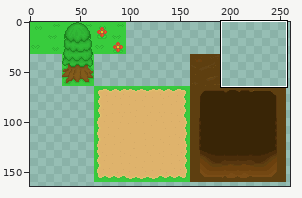
Sprite sheet: ProjectCrusade/Content/Textures/Tiles.png. Above, an overview of the earlier version with the close-up marked.
Close-up. As it was:
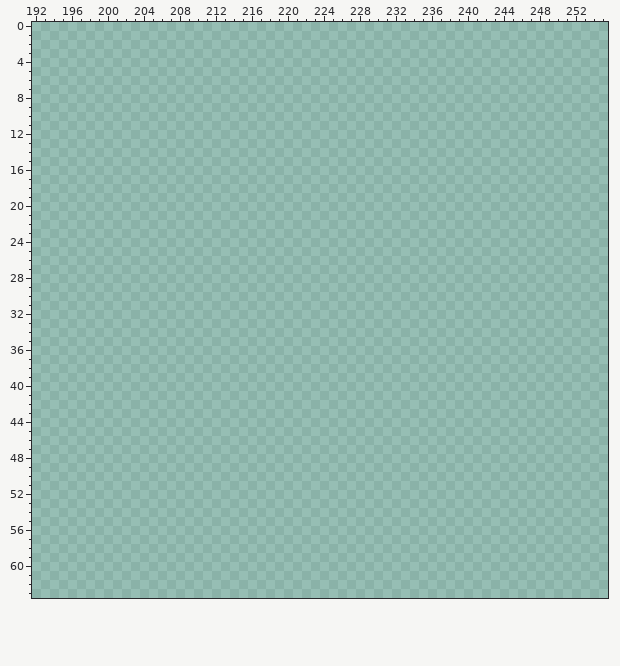
The file is 512x512 pixels. Colours within 5 levels of each other are drawn and written as one. Shown: x 192..255, y 0..63. The wide view leaves out empty margins.
New version:
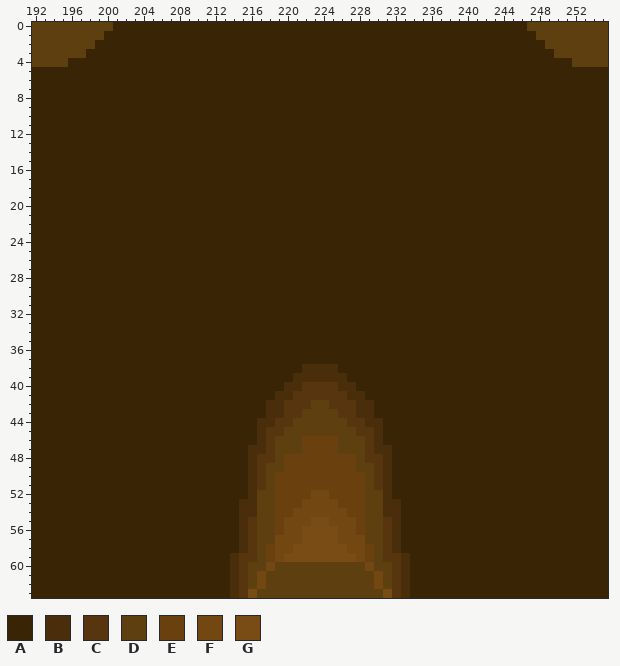
Palette (. is transparent): A #392506  B #4a2d0a  C #57360f  D #5e3f10  E #6a400e  F #734712  G #794c16
From old to new:
Colour A now appears in row 0 at x 201 to 246; in row 1 at x 200 to 247; in row 2 at x 199 to 248; in row 3 at x 198 to 249; in row 4 at x 196 to 251; in rows 5 to 37 at x 192 to 255.
Colour A now appears in row 38 at x 192 to 221 and 226 to 255; in row 39 at x 192 to 220 and 227 to 255; in row 40 at x 192 to 219 and 228 to 255; in row 41 at x 192 to 218 and 229 to 255; in rows 42 to 43 at x 192 to 217 and 230 to 255; in rows 44 to 46 at x 192 to 216 and 231 to 255.
Colour A now appears in rows 47 to 52 at x 192 to 215 and 232 to 255; in rows 53 to 58 at x 192 to 214 and 233 to 255; in rows 59 to 63 at x 192 to 213 and 234 to 255.
Colour B now appears in row 38 at x 222 to 225; in row 39 at x 221 to 226; in row 40 at x 220 to 221 and 226 to 227; in row 41 at x 219 to 220 and 227 to 228; in rows 42 to 43 at x 218 to 219 and 228 to 229; in row 44 at x 217 to 218 and 229 to 230.
Colour B now appears in rows 45 to 46 at x 217 and 230; in row 47 at x 216 to 217 and 230 to 231; in rows 48 to 52 at x 216 and 231; in rows 53 to 54 at x 215 to 216 and 231 to 232; in rows 55 to 58 at x 215 and 232; in rows 59 to 63 at x 214 and 233.
Colour C now appears in row 40 at x 222 to 225; in row 41 at x 221 to 226; in row 42 at x 220 to 222 and 225 to 227; in row 43 at x 220 to 221 and 226 to 227; in row 44 at x 219 to 220 and 227 to 228; in row 45 at x 218 to 219 and 228 to 229.
Colour C now appears in rows 46 to 47 at x 218 and 229; in row 48 at x 217 to 218 and 229 to 230; in rows 49 to 51 at x 217 and 230; in rows 55 to 58 at x 216 and 231; in row 59 at x 215 to 216 and 231 to 232; in rows 60 to 63 at x 215 and 232.
Colour D now appears in row 0 at x 192 to 200 and 247 to 255; in row 1 at x 192 to 199 and 248 to 255; in row 2 at x 192 to 198 and 249 to 255; in row 3 at x 192 to 197 and 250 to 255; in row 4 at x 192 to 195 and 252 to 255; in row 42 at x 223 to 224.
Colour D now appears in row 43 at x 222 to 225; in row 44 at x 221 to 226; in row 45 at x 220 to 227; in rows 46 to 47 at x 219 to 221 and 226 to 228; in row 48 at x 219 and 228; in row 49 at x 218 to 219 and 228 to 229.
Colour D now appears in rows 50 to 51 at x 218 and 229; in rows 52 to 57 at x 217 to 218 and 229 to 230; in rows 58 to 59 at x 217 and 230; in row 60 at x 216 to 217, 219 to 228 and 230 to 231; in rows 61 to 62 at x 216, 218 to 229 and 231; in row 63 at x 217 to 230.
Colour E now appears in rows 46 to 47 at x 222 to 225; in rows 48 to 49 at x 220 to 227; in rows 50 to 51 at x 219 to 228; in row 52 at x 219 to 222 and 225 to 228; in row 53 at x 219 to 221 and 226 to 228; in row 54 at x 219 to 220 and 227 to 228.
Colour E now appears in rows 55 to 56 at x 219 and 228; in rows 58 to 59 at x 218 and 229.
Colour F now appears in row 52 at x 223 to 224; in row 53 at x 222 to 225; in row 54 at x 221 to 226; in row 55 at x 220 to 222 and 225 to 227; in row 56 at x 220 to 221 and 226 to 227; in row 57 at x 219 to 221 and 226 to 228.
Colour F now appears in row 58 at x 219 to 220 and 227 to 228; in row 59 at x 219 and 228; in row 60 at x 218 and 229; in rows 61 to 62 at x 217 and 230.
Colour G now appears in row 55 at x 223 to 224; in rows 56 to 57 at x 222 to 225; in row 58 at x 221 to 226; in row 59 at x 220 to 227; in row 63 at x 216 and 231.
Pixel boxes of the changes (left, top, right, bottom) in both close-ups:
added: (32, 22, 608, 598)
